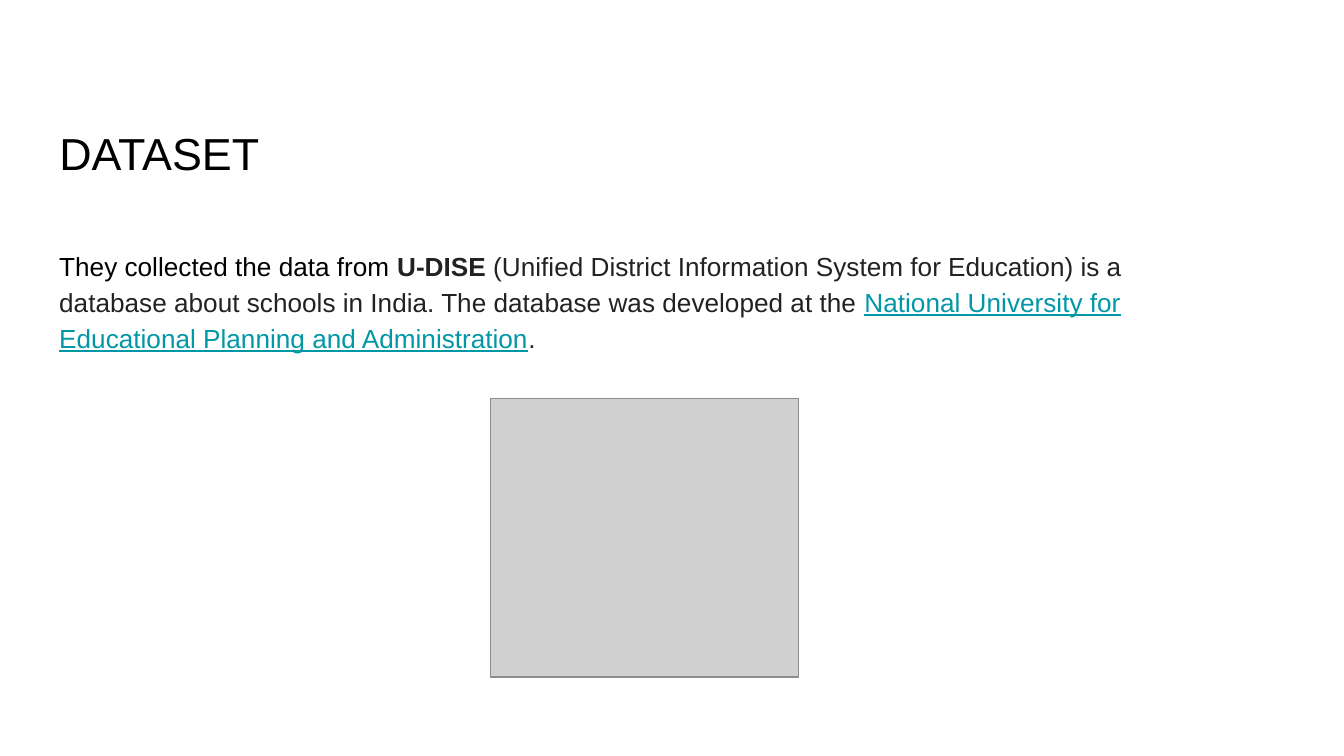
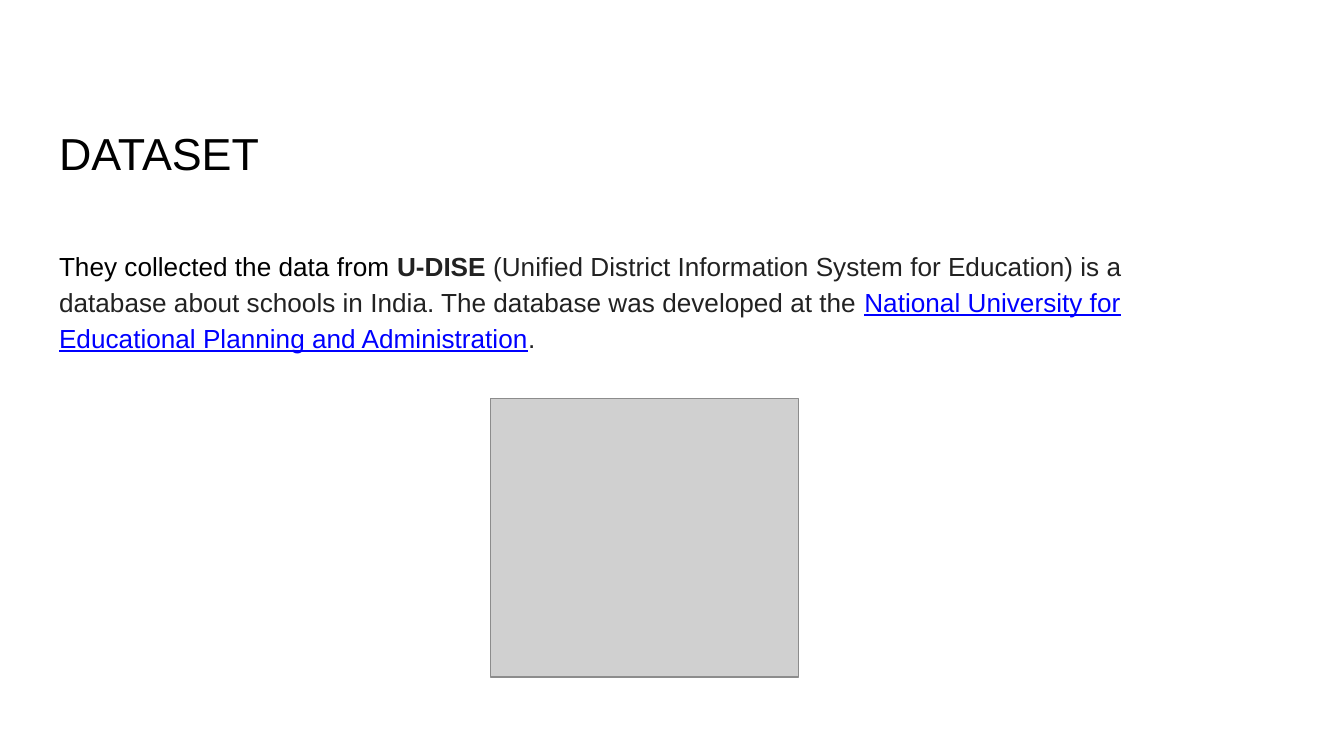
Before and after one commit to yaswanthkoravi/SMAI-Project, a slide deck: slide 5 of presentation.pptx. Drawn at 1344x756 pixels with LibreOffice and Linux fonts; fonts in the diff are those of the drawing; grey boxes stand for pictures. Boxes give left, top, right and bottom in pixels: in the first picture for what was removed or moved away, otherwise in the second. Text is boxed around its words. In the diff, an @@ line names an element or a change of style, - is before the commit and + after.

```diff
--- a/presentation.pptx
+++ b/presentation.pptx
@@ text "They collected the data from ..." at <box>59,257,1122,354</box>: text colour #0097A7 to #0000FF in "National University for Educational Planning and Administrat ..."; highlight #FFFFFF to none in "(Unified District Information System for Education) is ..." @@
```
Also in this commit, not shown: 14 other slides changed, 2 other files.
